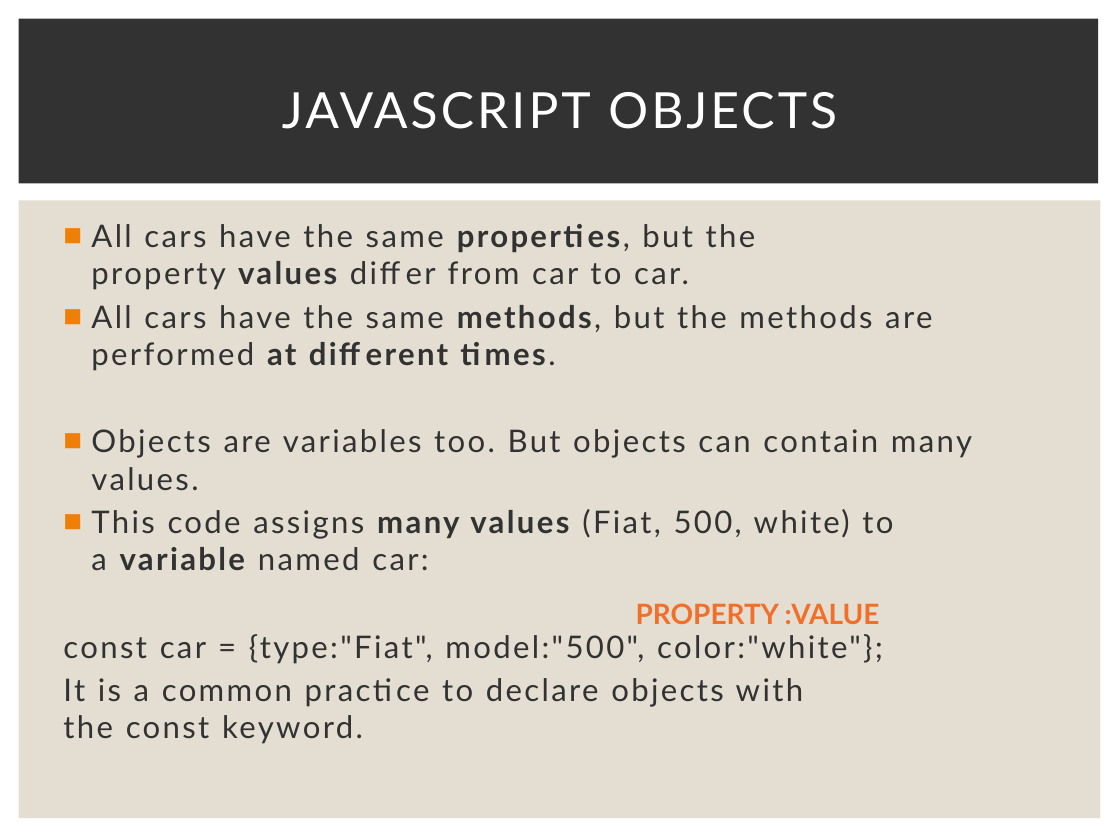
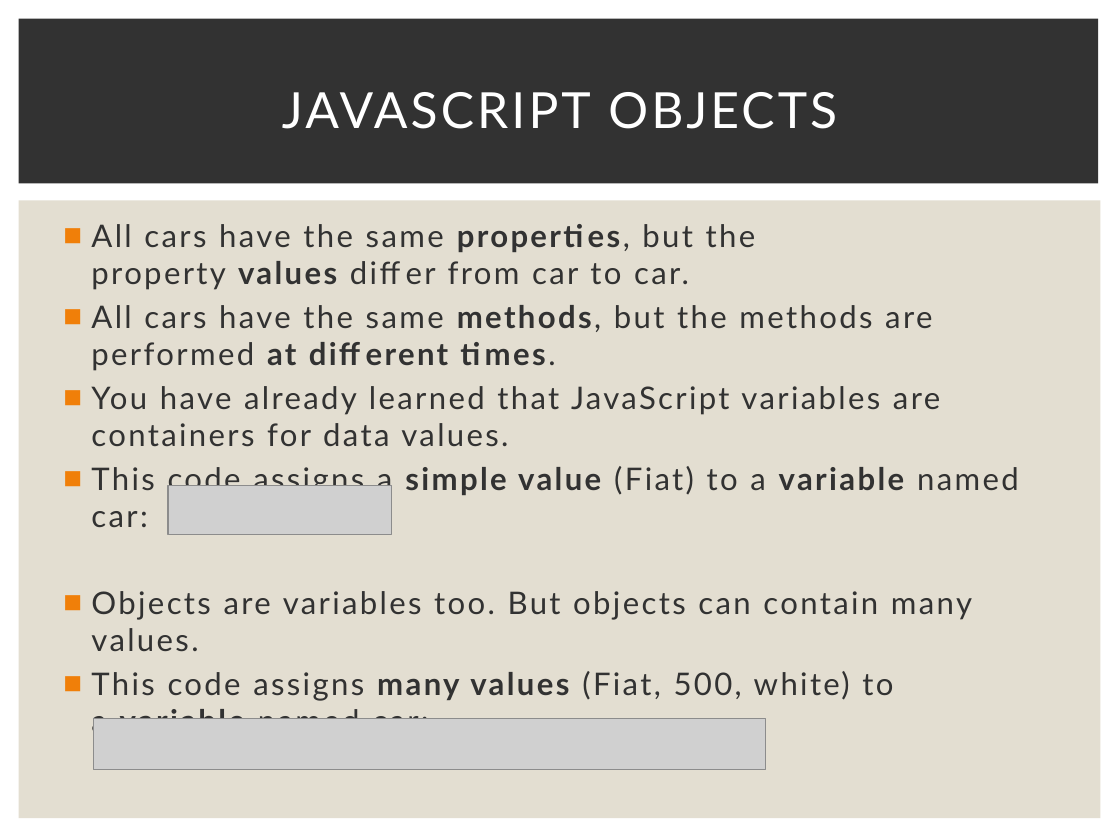
Before and after one commit to Karamihova/Fundamentals-JS, a slide deck: slide 34 of Programming Prep.pptx (slide 33 before the commit). Drawn at 1120x840 pixels with LibreOffice and Linux fonts; fonts in the diff are those of the drawing; grey boxes stand for pictures. Boxes give left, top, right and bottom in pixels: in the first picture for what was removed or moved away, otherwise in the second. Text is boxed around its words. In the diff, an @@ line names an element or a change of style, - is before the commit and + after.

Commit message:
Study JS objects

```diff
--- a/Programming Prep.pptx
+++ b/Programming Prep.pptx
@@ text at (91,386,1019,527): paragraphs added @@
+■ You have already learned that JavaScript variables are containers for data values.
+■ This code assigns a simple value (Fiat) to a variable named car:
@@ picture added at (168,485,392,534) @@
@@ text removed at (636,603,880,624) @@
-PROPERTY :VALUE
@@ text at (63,634,883,744): paragraphs removed @@
-const car = {type:"Fiat", model:"500", color:"white"};
-It is a common practice to declare objects with the const keyword.
@@ picture added at (93,719,765,771) @@
```
Also in this commit, not shown: 4 other slides changed, 6 slides added, 1 other file.
